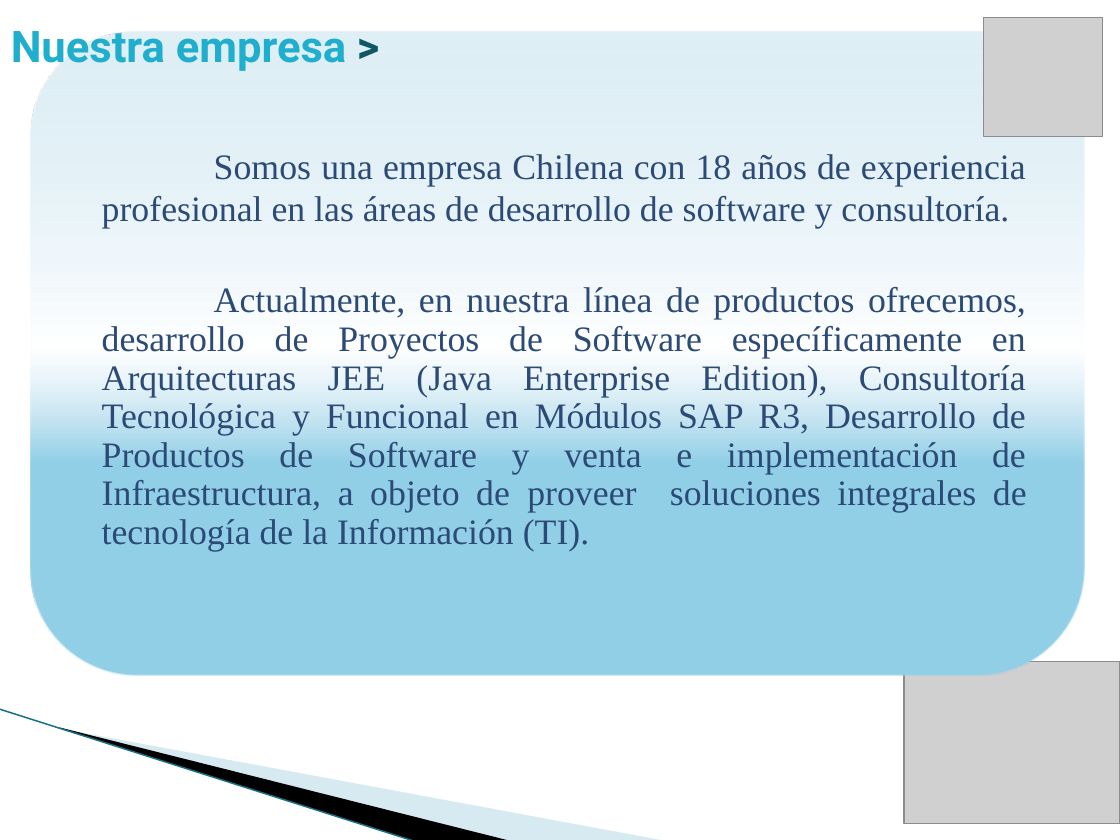
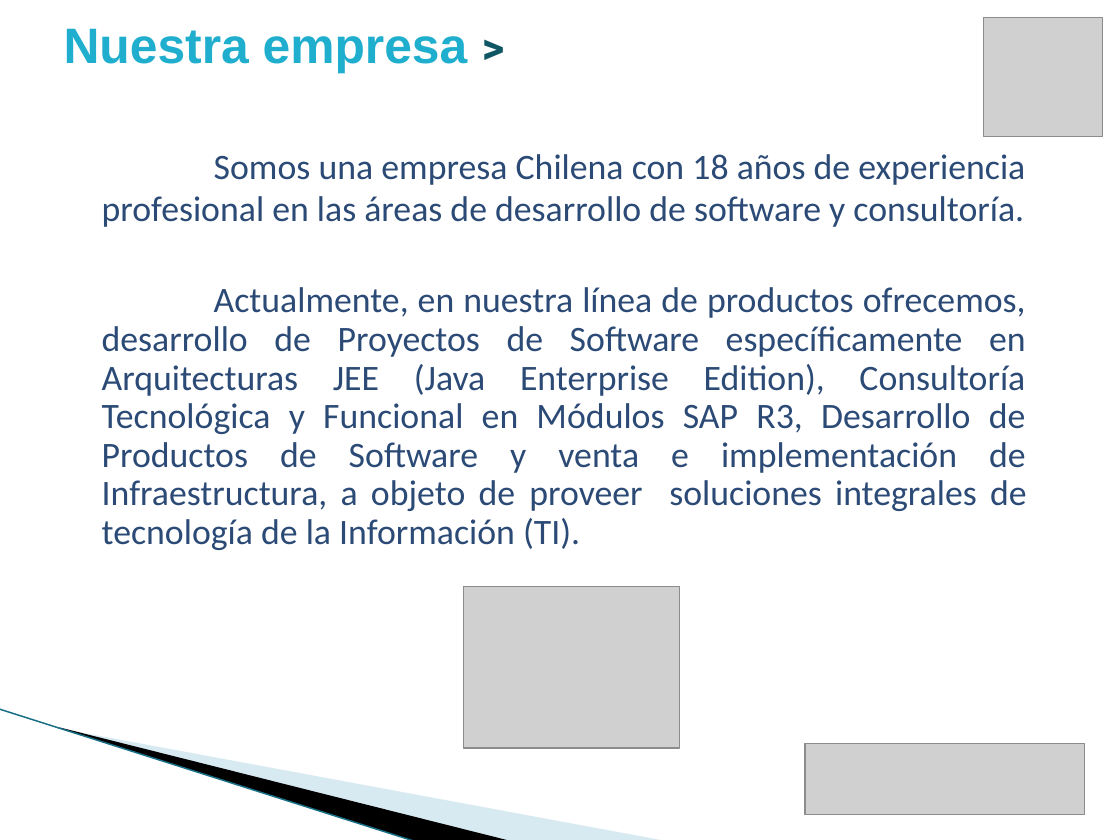
Before and after one commit to vicky1404/rev-ii, a slide deck: slide 2 of docs/comercial/brochure_2.pptx. Drawn at 1120x840 pixels with LibreOffice and Linux fonts; fonts in the diff are those of the drawing; grey boxes stand for pictures; background and template pictures are left out. Boxes give left, top, right and bottom in pixels: in the first picture for what was removed or moved away, otherwise in the second. Text is boxed around its words. In the diff, an @@ line names an element or a change of style, - is before the commit and + after.

```diff
--- a/docs/comercial/brochure_2.pptx
+++ b/docs/comercial/brochure_2.pptx
@@ title "Nuestra empresa >": place and size @@
-title "Nuestra empresa >" at [11,31,346,71]
+title "Nuestra empresa >" at [64,28,468,73]
@@ title "Nuestra empresa >" at [64,28,468,73]: size 28 to 32 pt, font Roboto to Arial @@
@@ rounded rectangle removed at [31,32,1085,676] @@
@@ text "Somos una empresa Chilena con ..." at [102,154,1027,550]: font Times New Roman to Calibri @@
@@ picture: place and size @@
-picture at [904,662,1120,823]
+picture at [464,586,680,747]
@@ picture added at [805,744,1085,814] @@
```
Also in this commit, not shown: 23 other slides changed, 1 slide added.
